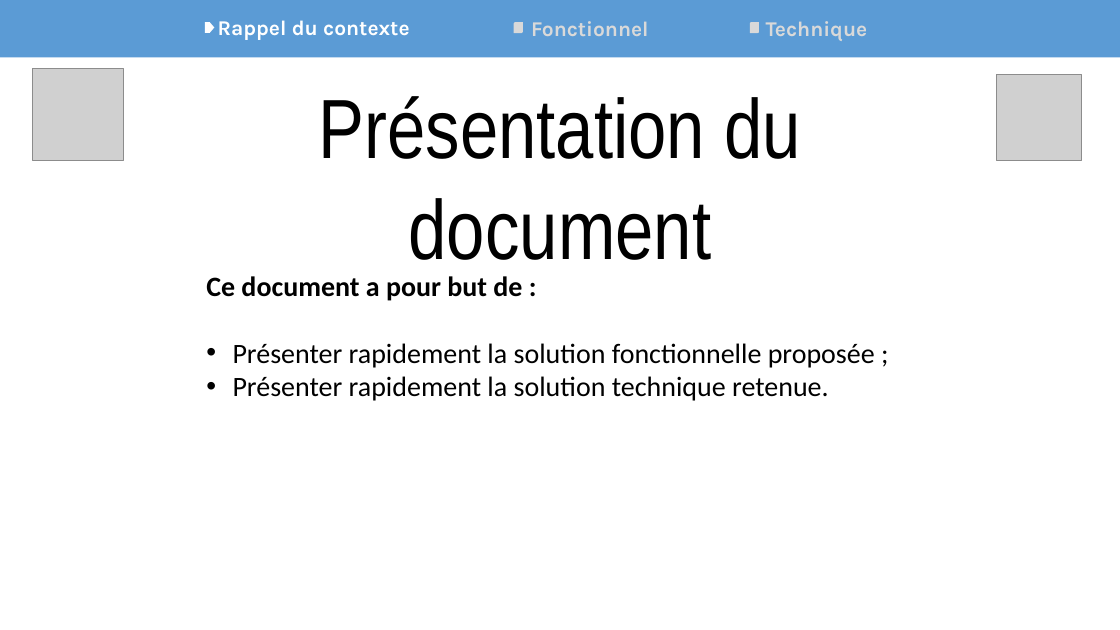
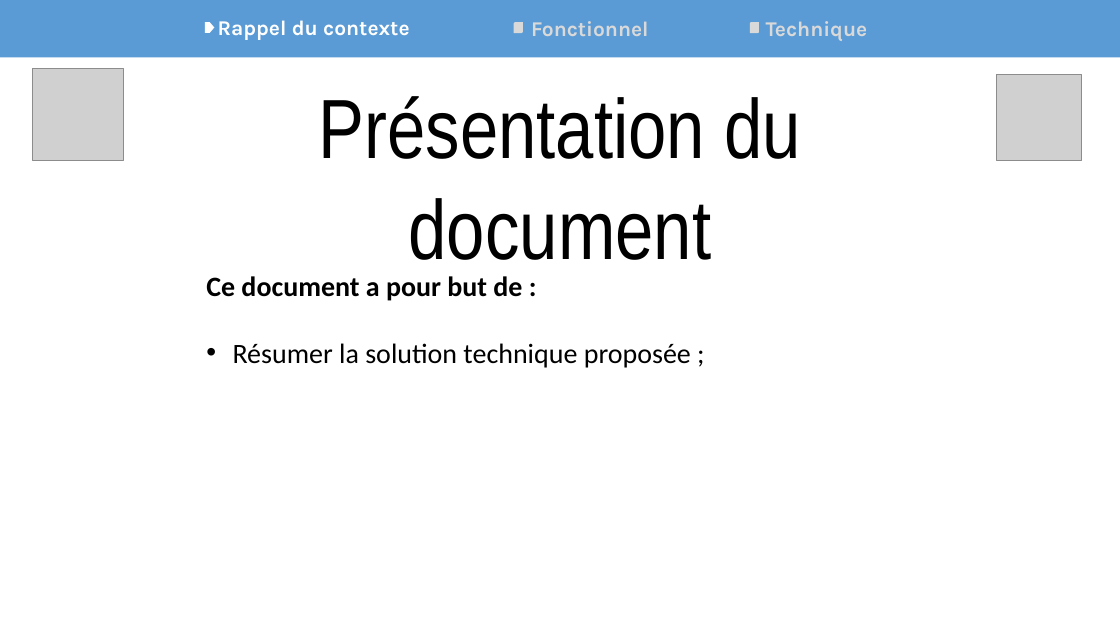
Before and after one commit to Synkied/OC_Projet-6, a slide deck: slide 1 of Projet6_OCPizza_Arguments.pptx. Drawn at 1120x630 pixels with LibreOffice and Linux fonts; fonts in the diff are those of the drawing; grey boxes stand for pictures. Boxes give left, top, right and bottom in pixels: in the first picture for what was removed or moved away, otherwise in the second. Text is boxed around its words. In the diff, an @@ line names an element or a change of style, - is before the commit and + after.

```diff
--- a/Projet6_OCPizza_Arguments.pptx
+++ b/Projet6_OCPizza_Arguments.pptx
@@ text at (233,343,691,368): text changed @@
-• Présenter rapidement la solution fonctionnelle proposée ;
-• Présenter rapidement la solution technique retenue.
+• Résumer la solution technique proposée ;
```
Also in this commit, not shown: 4 other slides changed, 4 slides added, 6 slides removed, 49 other files.
